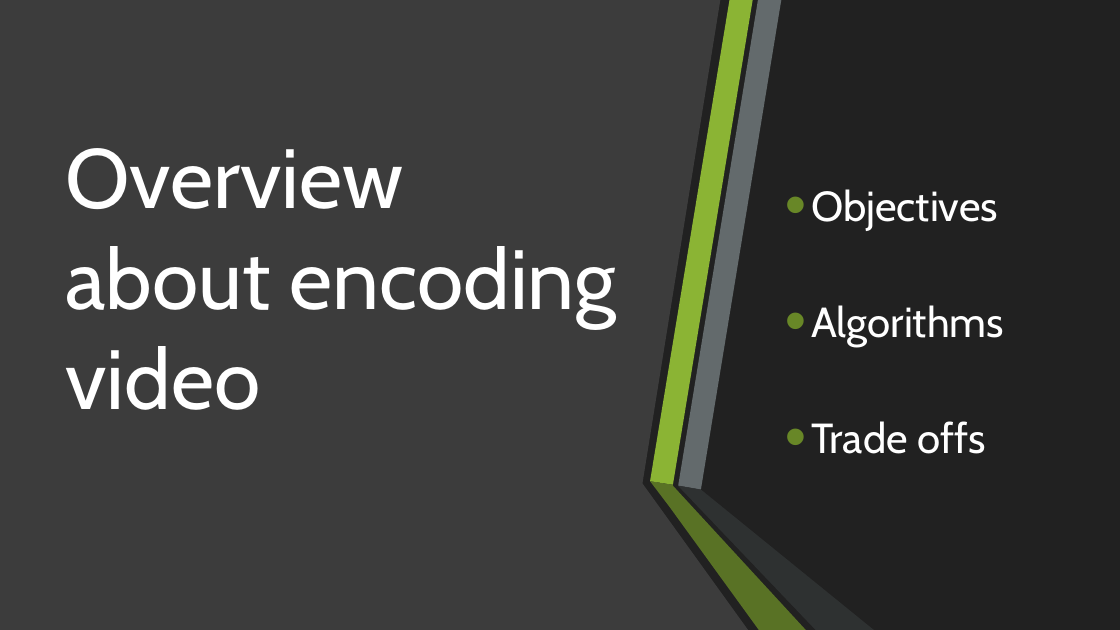
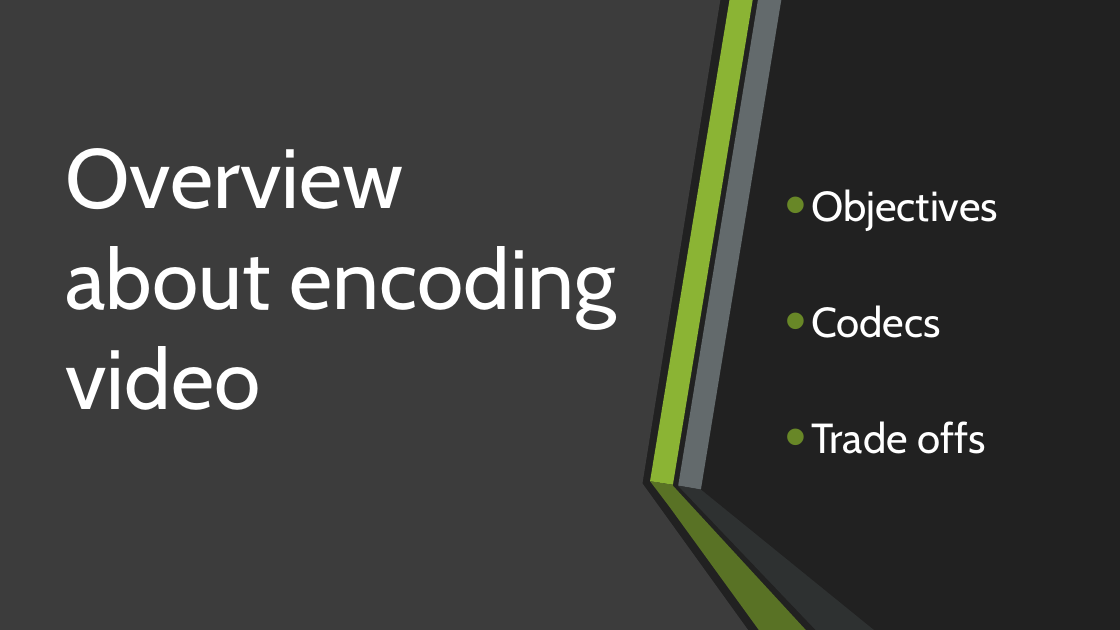
Before and after one commit to Rijndael99/encoding_bench, a slide deck: slide 2 of presentation.pptx. Drawn at 1120x630 pixels with LibreOffice and Linux fonts; fonts in the diff are those of the drawing. Boxes give left, top, right and bottom in pixels: in the first picture for what was removed or moved away, otherwise in the second. Text is boxed around its words. In the diff, an @@ line names an element or a change of style, - is before the commit and + after.

```diff
--- a/presentation.pptx
+++ b/presentation.pptx
@@ subtitle at <box>811,305,941,338</box>: text changed @@
-• Algorithms
+• Codecs
```
Also in this commit, not shown: 1 other slide changed, 4 slides added.
